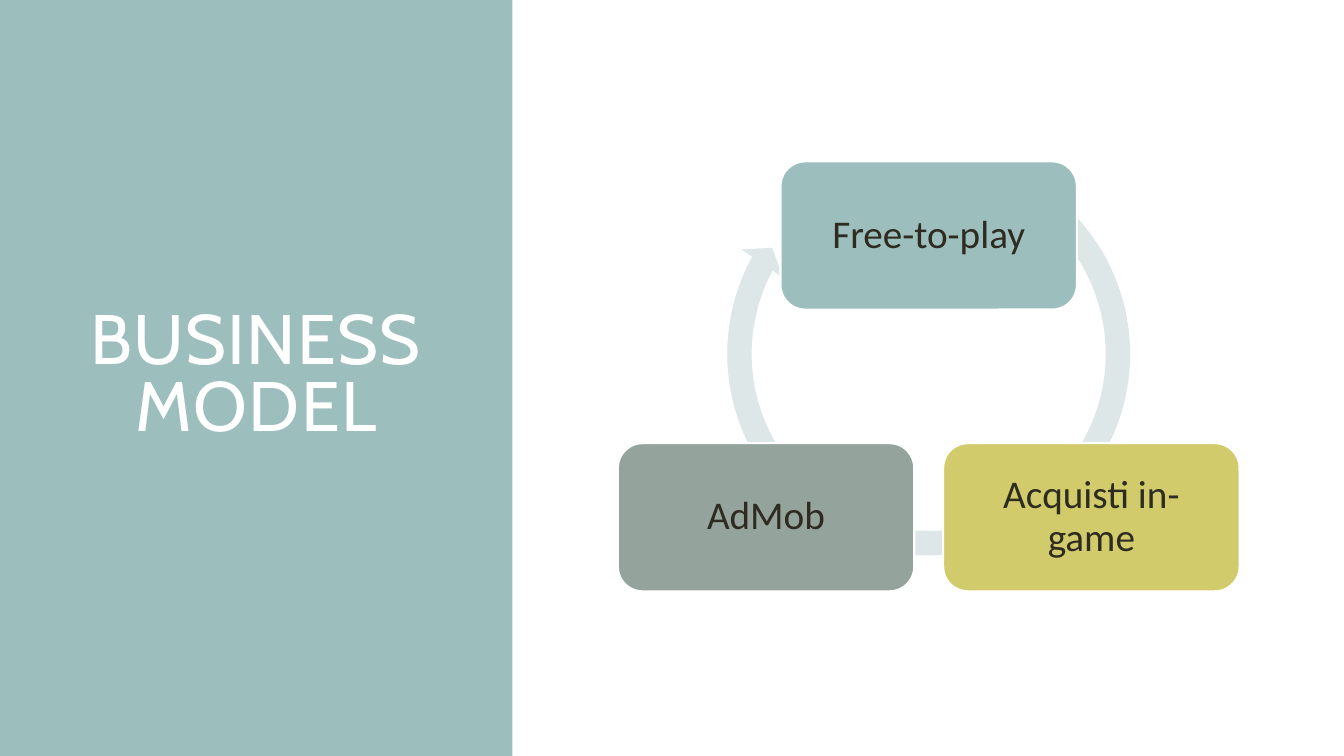
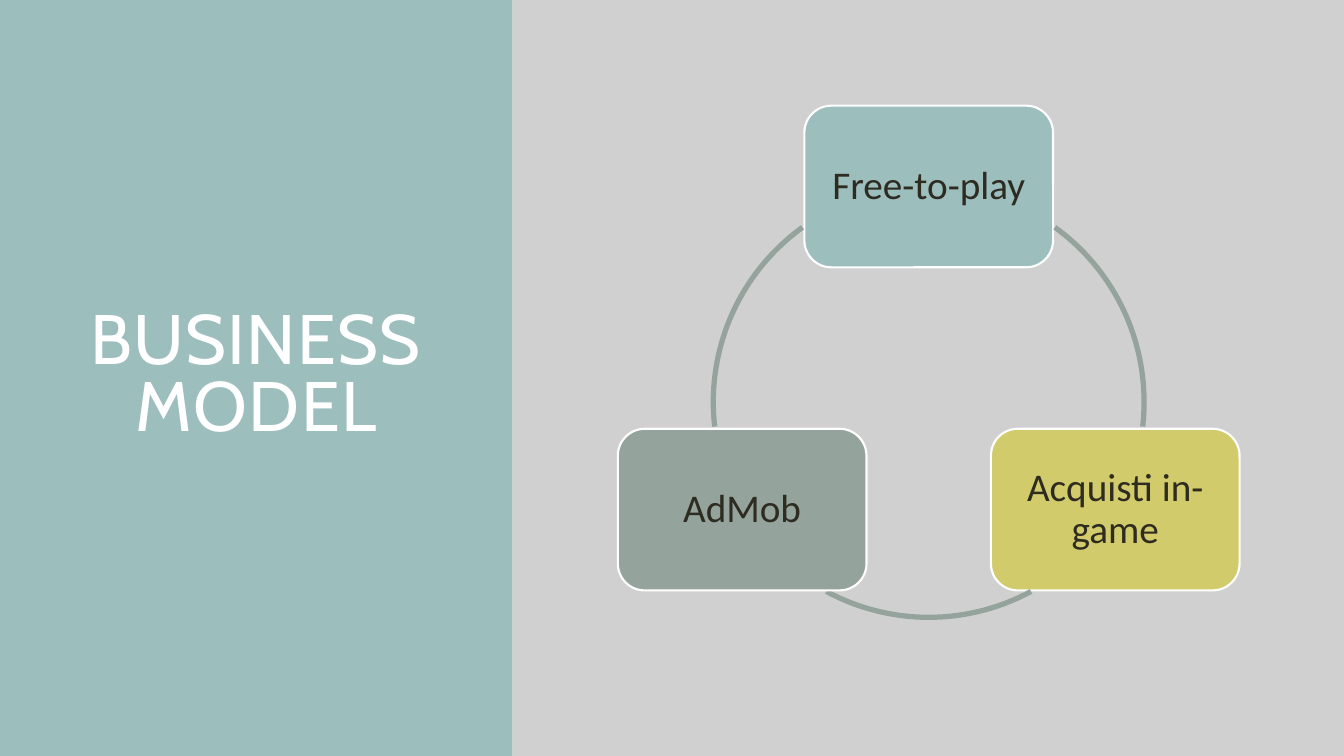
Before and after one commit to mirkoalicastro/outta-my-circle, a slide deck: slide 9 of Pitch/PITCH.pptx. Drawn at 1344x756 pixels with LibreOffice and Linux fonts; fonts in the diff are those of the drawing; grey boxes stand for pictures. Boxes give left, top, right and bottom in pixels: in the first picture for what was removed or moved away, otherwise in the second. Text is boxed around its words. In the diff, an @@ line names an element or a change of style, - is before the commit and + after.

```diff
--- a/Pitch/PITCH.pptx
+++ b/Pitch/PITCH.pptx
@@ picture added at box(512, 0, 1344, 756) @@
@@ rounded rectangle: place and size @@
-rounded rectangle at box(780, 161, 1077, 310)
+rounded rectangle at box(805, 106, 1054, 267)
@@ text "Free-to-play": place and size @@
-text "Free-to-play" at box(832, 221, 1025, 255)
+text "Free-to-play" at box(832, 172, 1025, 206)
@@ circular arrow removed at box(714, 139, 1143, 569) @@
@@ freeform shape added at box(714, 187, 1144, 617), outline #95A39D 3.75 pt @@
@@ freeform shape added at box(714, 187, 1144, 617), outline #95A39D 3.75 pt @@
@@ freeform shape added at box(714, 187, 1144, 617), outline #95A39D 3.75 pt @@
@@ rounded rectangle: place and size @@
-rounded rectangle at box(618, 444, 914, 592)
+rounded rectangle at box(618, 429, 867, 590)
@@ text "AdMob": place and size @@
-text "AdMob" at box(707, 502, 825, 529)
+text "AdMob" at box(683, 495, 801, 522)
@@ rounded rectangle: place and size @@
-rounded rectangle at box(944, 444, 1240, 592)
+rounded rectangle at box(991, 429, 1240, 590)
@@ text "Acquisti in-game": place and size @@
-text "Acquisti in-game" at box(1003, 481, 1180, 558)
+text "Acquisti in-game" at box(1027, 474, 1204, 550)
```
Also in this commit, not shown: 5 other slides changed, 1 slide added.
